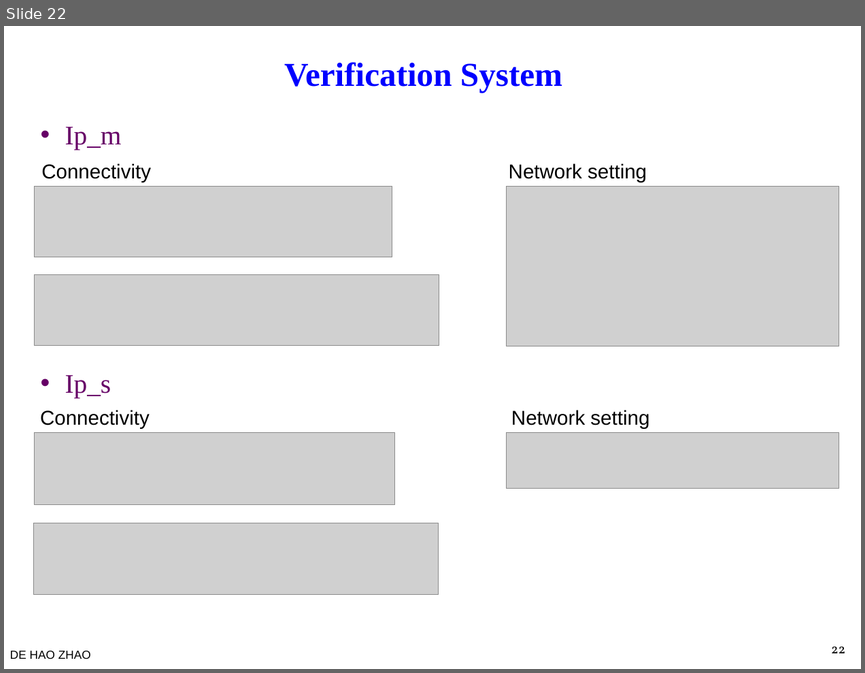
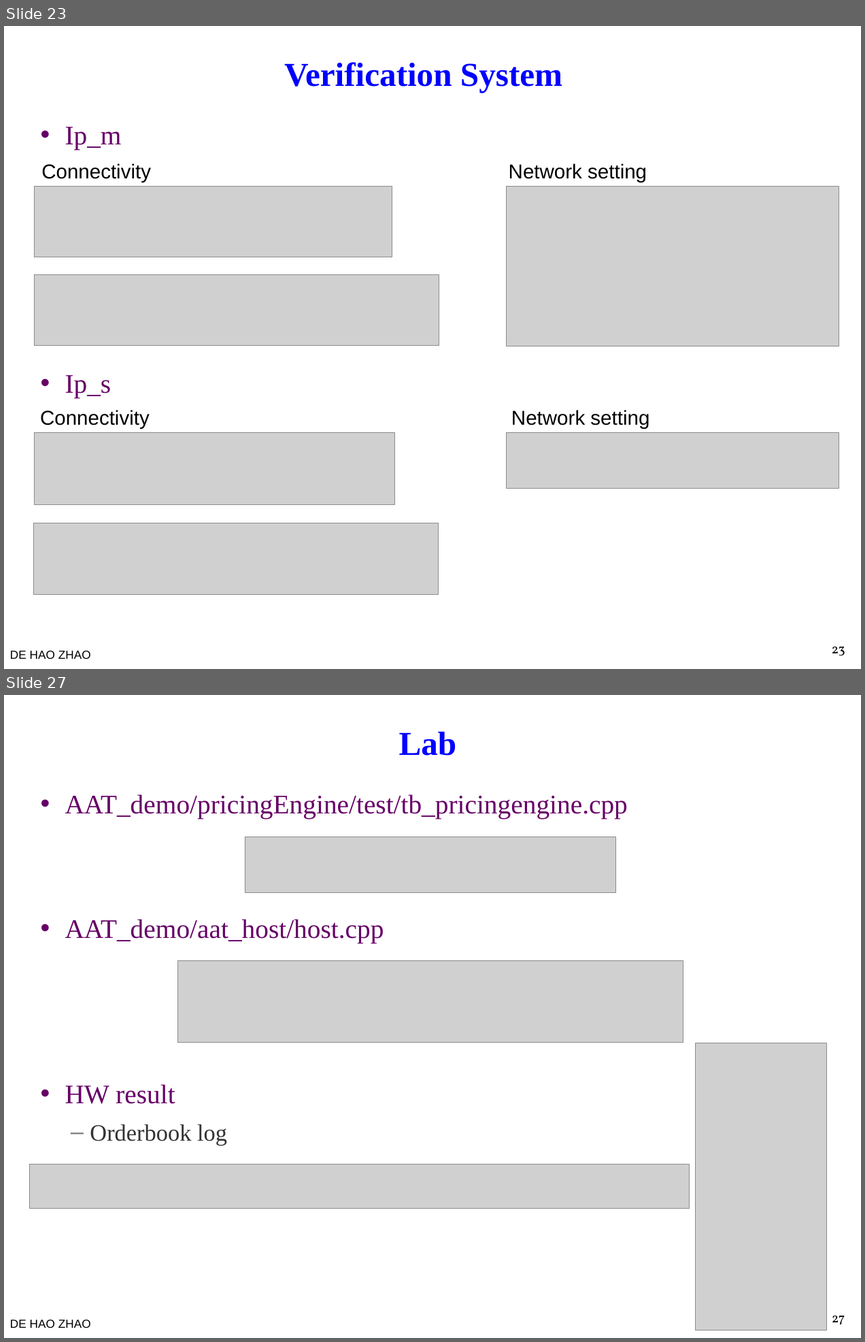
Before and after one commit to bol-edu/course-lab_aat, a slide deck: lecture/AAT.pptx. Shown one above the other, each under a label of ours: slide 22 before the commit, slides 23 and 27 after it; the slides between them are not shown. The pictures are 865x673 and 865x1342 pixels, drawn with LibreOffice and Linux fonts; fonts in the diff are those of the drawing; grey boxes stand for pictures; background and template pictures are left out. Boxes give left, top, right and bottom in pixels: in the first picture for what was removed or moved away, otherwise in the second. Text is boxed around its words. In the diff, an @@ line names an element or a change of style, - is before the commit and + after.

Commit message:
Accelerated Algorithmic Trading Demo

```diff
--- a/lecture/AAT.pptx
+++ b/lecture/AAT.pptx
@@ slide 27 added at [4, 695, 861, 1338], background #FFFFFF; not listed: 1 template element that a slide beside it also shows @@
@@ title added at [399, 732, 457, 756], 40 pt, text #0000FF, bold @@
+Lab
@@ text added at [65, 794, 628, 1144], 32 pt, text #660066 @@
+  • AAT_demo/pricingEngine/test/tb_pricingengine.cpp
+• AAT_demo/aat_host/host.cpp
+• HW result
+  – Orderbook log
@@ picture added at [245, 837, 616, 893] @@
@@ picture added at [177, 960, 683, 1042] @@
@@ picture added at [696, 1042, 826, 1329] @@
@@ picture added at [30, 1164, 689, 1208] @@
@@ page number added at [832, 1315, 845, 1325], 16 pt, text #000000 @@
+27
@@ what was slide 22 is now slide 23 @@
@@ page number at [832, 646, 845, 656]: text changed @@
-22
+23
```
Also in this commit, not shown: 5 slides changed, 2 other slides added, 1 slide removed.
